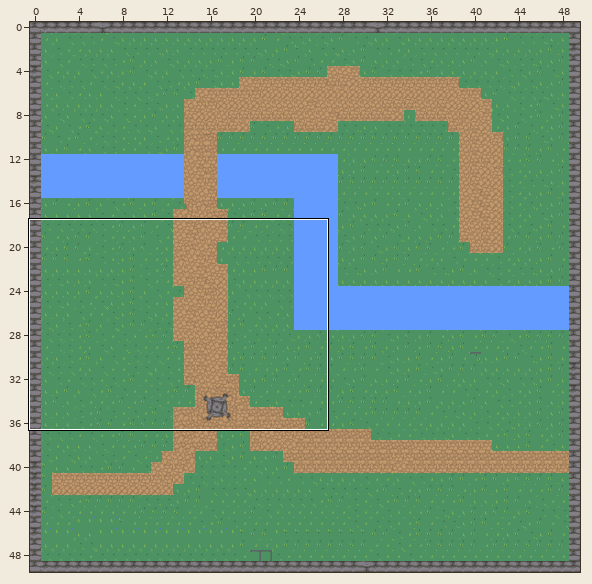
A Tiled map gets an edit: map.tmx. The picture above shows the old version from afar; the outline marks the close-up.
Close-up. Before:
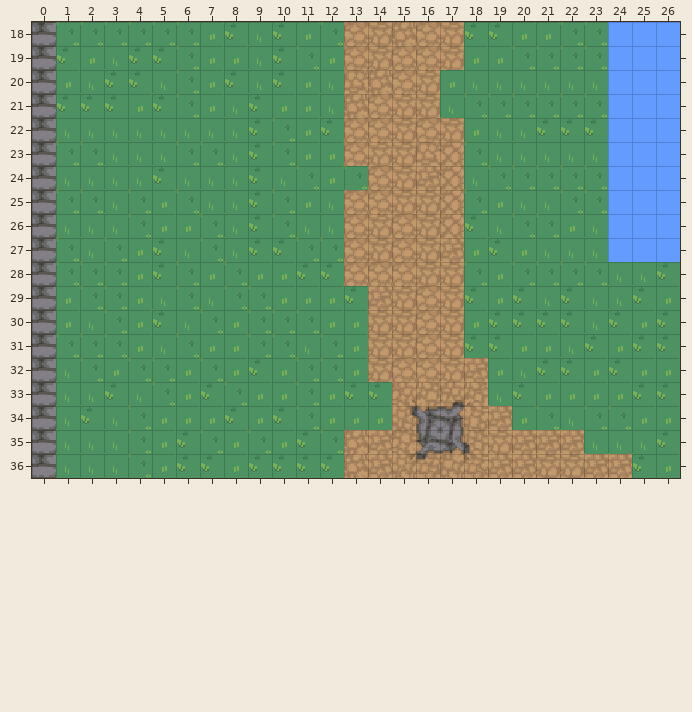
Cells are 16x16 px. Shown: x 0..26, y 18..36. The commit also changed other parts of the map, which this record leaves out.
Now the later version:
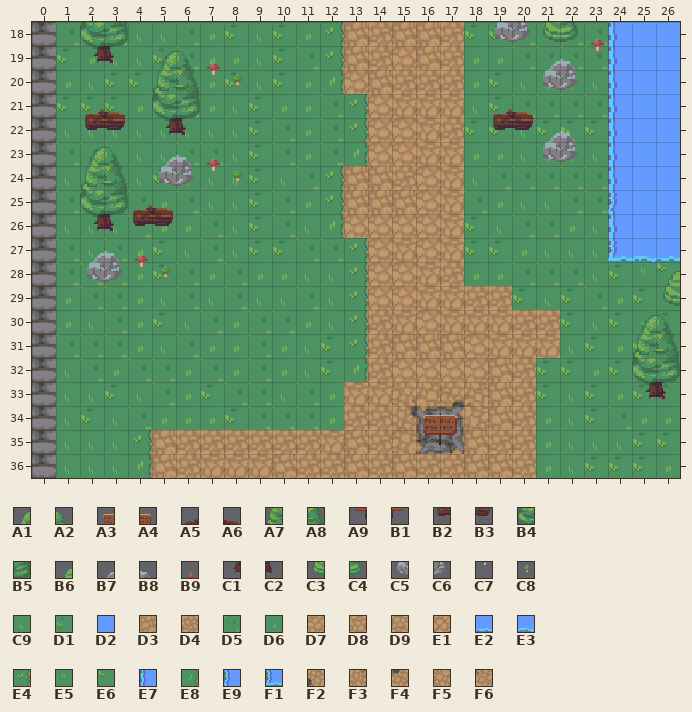
Key: from "nature": A1 0, A2 1, A3 4, A4 5, A5 8, A6 9, A7 40, A8 41, A9 44, B1 45, B2 48, B3 49, B4 80, B5 81, B6 82, B7 84, B8 85, B9 86, C1 120, C2 121, C3 122, C4 123, C5 124, C6 125, C7 126, C8 127, C9 160, D1 161, D2 162, D3 164, D4 165, D5 200, D6 201, D7 204, D8 205, D9 244, E1 245, E2 251, E3 252, E4 286, E5 292, E6 293, E7 295, E8 326, E9 335, F1 337, F2 599, F3 636, F4 637, F5 638, F6 639.
__ is an empty cell, ## one hidden under a higher layer.
Tiles replaced or removed in this view: C9, D1, D2, D3, D4, D5, D6, D7, D8, D9, E1, F2, F3, F4, F5, F6.
Tiles of an added or newly shown layer are drawn over the layers below it.
The commit says: addition of decoration + collision (not perfect)
Diff:
Changed rows in their new state; .. is an unchanged cell.
Layer "Background":
first column x 24:
28 ## ## ##
Layer "Water":
first column x 20:
18 D5 D6 .. .. E7 .. ..
19 .. .. .. .. E7 .. ..
20 .. .. .. .. E7 .. ..
21 .. .. .. .. E7 .. ..
22 .. .. .. .. E7 .. ..
23 .. .. .. .. E7 .. ..
24 .. .. .. .. E7 .. ..
25 .. .. .. .. E9 .. ..
26 .. .. .. .. E7 .. ..
27 .. .. .. .. F1 E3 E2
28 .. .. .. C9 D1 E5 E6
29 .. .. .. D5 D6 .. ..
Layer "Path":
first column x 4:
18 .. .. .. .. .. .. .. .. E4 D3 D4 .. D3 D4 .. .. .. .. .. .. .. ..
19 .. .. .. .. .. .. .. .. E4 D3 D4 .. D3 D4 .. .. .. .. .. .. .. ..
20 .. .. .. .. .. .. .. .. E8 D7 .. D4 D4 D4 D6 D1 .. .. .. .. .. ..
21 .. .. .. .. .. .. .. .. D5 E4 .. .. .. D8 C9 D1 .. .. .. .. .. ..
22 .. .. .. .. .. .. .. .. D5 E4 .. D7 D8 D4 D1 D1 .. .. .. .. .. ..
23 .. .. .. .. .. .. .. .. D5 E8 D7 D7 D8 D8 D6 D6 .. .. .. .. .. ..
24 .. .. .. .. .. .. .. .. E4 D3 D3 D4 D7 D8 .. .. .. .. .. .. .. ..
25 .. .. .. .. .. .. .. .. E4 D3 D3 D3 D7 D8 .. .. .. .. .. .. .. ..
26 .. .. .. .. .. .. .. .. E8 .. D7 .. D7 D8 .. .. .. .. .. .. .. ..
27 .. .. .. .. .. .. .. .. .. E4 D7 D8 D7 D8 D1 .. .. .. .. .. .. ..
28 .. .. .. .. .. .. .. C9 C9 E4 .. .. .. D4 D6 .. .. .. .. .. .. ..
29 .. .. .. .. .. C9 C9 D5 C9 E4 D7 D7 D8 .. D4 D4 .. .. .. .. .. ..
30 .. .. .. .. .. .. .. D6 C9 E4 D4 .. .. .. D8 D8 D4 D4 .. .. .. ..
31 .. .. .. .. .. .. D6 .. D1 E4 D4 D3 D3 D3 D7 D8 D8 D8 .. .. .. ..
32 .. .. .. .. .. D5 .. C9 D1 E8 D4 .. .. D7 D7 D3 D4 .. .. .. .. ..
33 .. .. .. .. .. D5 C9 .. .. D8 D8 .. .. .. .. D3 D4 D1 C9 D1 .. ..
34 .. .. .. .. .. D5 D5 .. .. D4 D4 .. .. .. .. D3 D4 D6 .. D1 .. ..
35 E4 D3 D4 D4 D4 D4 D4 D4 D8 .. .. .. .. .. D3 D4 .. D6 C9 .. .. D1
36 E8 D3 D4 D8 D8 D8 D3 D4 D4 .. .. D3 D4 D4 D3 D3 .. D6 C9 D1 D1 ..
Layer "Decoration" (added):
first column x 2:
18 B4 B5 C9 C9 .. .. .. .. .. .. .. .. .. .. .. .. .. C5 C6 C3 C4 B9 .. .. ..
19 C1 C2 C9 A1 A2 B9 .. .. .. .. .. .. .. .. .. .. .. .. .. B7 B8 C7 .. .. ..
20 .. .. .. A7 A8 C7 C8 .. .. .. .. .. .. .. .. .. .. .. .. C5 C6 .. .. .. ..
21 A5 A6 .. B4 B5 .. .. .. .. .. .. .. .. .. .. .. .. A5 A6 .. .. .. .. .. ..
22 B2 B3 .. C1 C2 .. .. .. .. .. .. .. .. .. .. .. .. B2 B3 B7 B8 .. .. .. ..
23 A1 A2 .. B7 B8 B9 .. .. .. .. .. .. .. .. .. .. .. .. .. C5 C6 .. .. .. ..
24 A7 A8 .. C5 C6 C7 C8 .. .. .. .. .. .. .. .. .. .. .. .. .. .. .. .. .. ..
25 B4 B5 A5 A6 .. .. .. .. .. .. .. .. .. .. .. .. .. .. .. .. .. .. .. .. ..
26 C1 C2 B2 B3 .. .. .. .. .. .. .. .. .. .. .. .. .. .. .. .. .. .. .. .. ..
27 B7 B8 B9 .. .. .. .. .. .. .. .. .. .. .. .. .. .. .. .. .. .. .. .. .. ..
28 C5 C6 C7 C8 .. .. .. .. .. .. .. .. .. .. .. .. .. .. .. .. .. .. .. .. B6
29 .. .. .. .. .. .. .. .. .. .. .. .. .. .. .. .. .. .. .. .. .. .. .. .. C3
30 .. .. .. .. .. .. .. .. .. .. .. .. .. .. .. .. .. .. .. .. .. .. .. A1 A2
31 .. .. .. .. .. .. .. .. .. .. .. .. .. .. .. .. .. .. .. .. .. .. .. A7 A8
32 .. .. .. .. .. .. .. .. .. .. .. .. .. .. .. .. .. .. .. .. .. .. .. B4 B5
33 .. .. .. .. .. .. .. .. .. .. .. .. .. .. .. .. .. .. .. .. .. .. .. C1 C2
34 .. .. .. .. .. .. .. .. .. .. .. .. .. .. A3 A4 .. .. .. .. .. .. .. .. ..
35 .. .. .. .. .. .. .. .. .. .. .. .. .. .. A9 B1 .. .. .. .. .. .. .. .. ..
Pixel boxes of the changes (left, top, right, bottom) in both close-ups:
changed: (80, 22, 680, 478)
